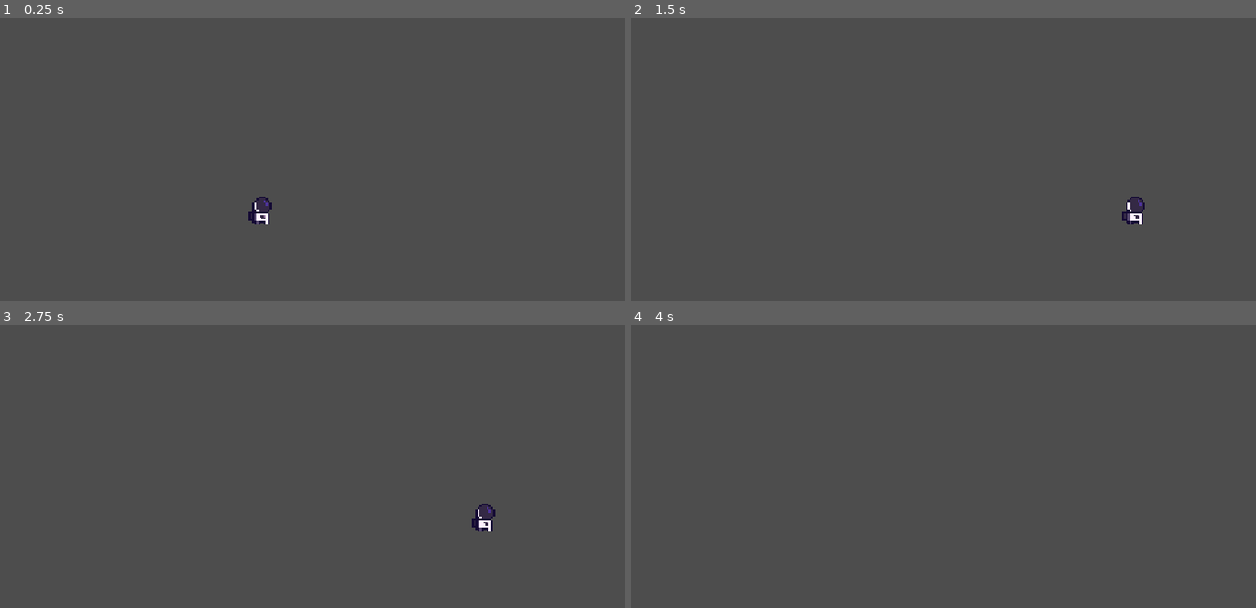
Above: before the commit, frames 1-4 (two rows, left to right).
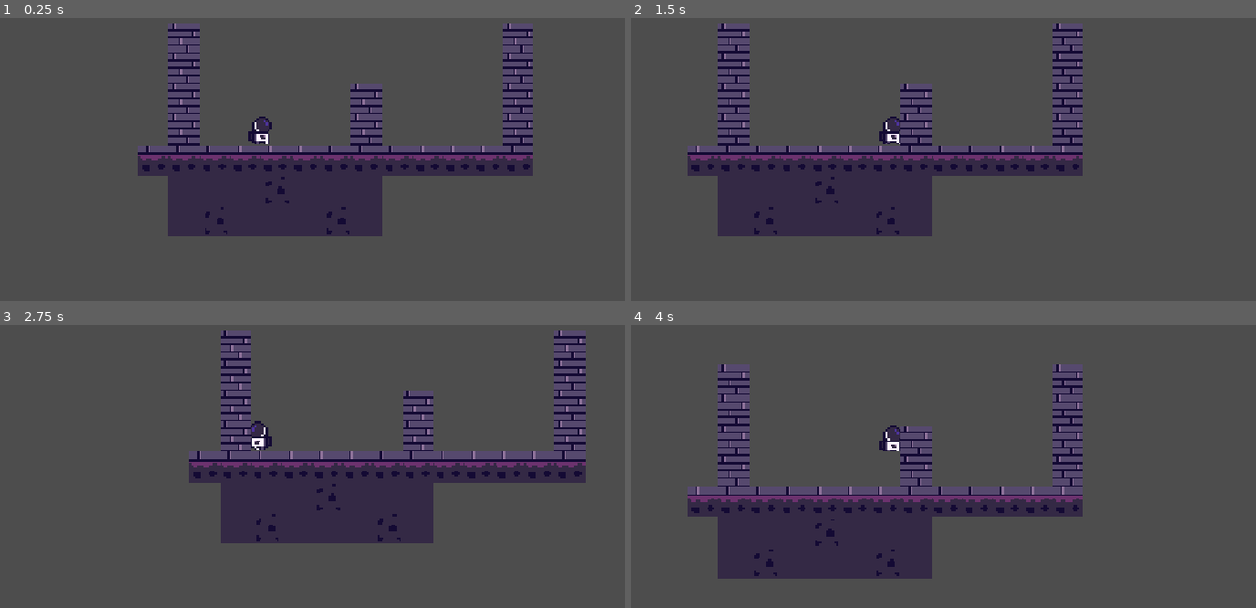
Above: after the commit, the same moments.

Repository: kyteidev/rogueshot
Game: Godot game, scene res://scenes/game_debug.tscn
Same seed, same stepped clock (60 frames per second), same inputs: the game is played once before the commit and once after it.
Inputs:
- Up to frame 1 (0.25 s): no input
- Up to frame 2 (1.5 s): tap Enter at 0.5 s; hold D (player_right) from 0.53 s (still down); tap W (player_jump) at 0.77 s
- Up to frame 3 (2.75 s): tap W (player_jump) at 1.52 s; release D (player_right) at 2.03 s; hold A (player_left) from 2.03 s (still down)
- Up to frame 4 (4 s): release A (player_left) at 2.78 s; hold D (player_right) from 2.78 s (still down); tap W (player_jump) at 3.02, 3.77 s

The runs differ from the first frame. In frame 1, 20% of the frame differs, in the area x 22-86%, y 1-78%; in frame 2, 20%; in frame 3, 20%, in the area x 30-94%, y 1-78%; in frame 4, 20%.

Commit message:
add basic player animation and world tilemap

Diff:
--- a/scenes/game_debug.tscn
+++ b/scenes/game_debug.tscn
@@ -1,12 +1,29 @@
 [gd_scene format=3 uid="uid://br1bl3uquyddo"]
 
 [ext_resource type="PackedScene" uid="uid://cpx0iw07qf2bi" path="res://scenes/player.tscn" id="1_6rfd2"]
+[ext_resource type="Texture2D" uid="uid://2jd0urm3q804" path="res://assets/sprites/world-tileset.png" id="2_17cyv"]
 
-[sub_resource type="WorldBoundaryShape2D" id="WorldBoundaryShape2D_nxcxh"]
+[sub_resource type="TileSetAtlasSource" id="TileSetAtlasSource_hpfpv"]
+texture = ExtResource("2_17cyv")
+1:0/0 = 0
+1:0/0/physics_layer_0/polygon_0/points = PackedVector2Array(-8, -8, 8, -8, 8, 8, -8, 8)
+2:0/0 = 0
+3:0/0 = 0
+3:0/0/physics_layer_0/polygon_0/points = PackedVector2Array(-8, -8, 8, -8, 8, 8, -8, 8)
+4:0/0 = 0
+5:0/0 = 0
+5:0/0/physics_layer_0/polygon_0/points = PackedVector2Array(-8, -8, 8, -8, 8, 8, -8, 8)
+
+[sub_resource type="TileSet" id="TileSet_nxcxh"]
+physics_layer_0/collision_layer = 1
+sources/0 = SubResource("TileSetAtlasSource_hpfpv")
 
 [node name="Game Debug" type="Node2D" unique_id=23013582]
 
 [node name="Player" parent="." unique_id=73622017 instance=ExtResource("1_6rfd2")]
+
+[node name="Camera2D" type="Camera2D" parent="Player" unique_id=1782809747]
+zoom = Vector2(3, 3)
 
 [node name="CoyoteTimer" type="Timer" parent="Player" unique_id=476835996]
 one_shot = true
@@ -14,11 +31,7 @@
 [node name="JumpBufferTimer" type="Timer" parent="Player" unique_id=2040105770]
 one_shot = true
 
-[node name="Camera2D" type="Camera2D" parent="." unique_id=1782809747]
-zoom = Vector2(3, 3)
-
-[node name="StaticBody2D" type="StaticBody2D" parent="." unique_id=2062312649]
-
-[node name="CollisionShape2D" type="CollisionShape2D" parent="StaticBody2D" unique_id=1513222902]
-position = Vector2(0, 42)
-shape = SubResource("WorldBoundaryShape2D_nxcxh")
+[node name="TileMap" type="TileMap" parent="." unique_id=768231789]
+tile_set = SubResource("TileSet_nxcxh")
+format = 2
+layer_0/tile_data = PackedInt32Array(65534, 65536, 0, 65535, 65536, 0, 0, 65536, 0, 1, 65536, 0, 2, 65536, 0, 65533, 65536, 0, 3, 65536, 0, 131069, 131072, 0, 131070, 131072, 0, 131071, 131072, 0, 196607, 131072, 0, 196606, 262144, 0, 196605, 131072, 0, 65536, 262144, 0, 131074, 262144, 0, 65537, 131072, 0, 131073, 131072, 0, 131072, 131072, 0, 65538, 131072, 0, 65539, 131072, 0, 131075, 131072, 0, 4, 65536, 0, 5, 65536, 0, 6, 65536, 0, 7, 65536, 0, 8, 65536, 0, 65532, 65536, 0, -65528, 327680, 0, -131064, 327680, 0, -196600, 327680, 0, -262136, 327680, 0, -65533, 327680, 0, -131069, 327680, 0, -3, 327680, 0, -65539, 327680, 0, -131075, 327680, 0, -196611, 327680, 0)
--- a/scenes/player.tscn
+++ b/scenes/player.tscn
@@ -11,6 +11,34 @@
 atlas = ExtResource("2_g2els")
 region = Rect2(16, 0, 16, 16)
 
+[sub_resource type="AtlasTexture" id="AtlasTexture_y4r1p"]
+atlas = ExtResource("2_g2els")
+region = Rect2(16, 0, 16, 16)
+
+[sub_resource type="AtlasTexture" id="AtlasTexture_g2els"]
+atlas = ExtResource("2_g2els")
+region = Rect2(32, 0, 16, 16)
+
+[sub_resource type="AtlasTexture" id="AtlasTexture_qlg0r"]
+atlas = ExtResource("2_g2els")
+region = Rect2(48, 0, 16, 16)
+
+[sub_resource type="AtlasTexture" id="AtlasTexture_tuyoq"]
+atlas = ExtResource("2_g2els")
+region = Rect2(64, 0, 16, 16)
+
+[sub_resource type="AtlasTexture" id="AtlasTexture_fjrip"]
+atlas = ExtResource("2_g2els")
+region = Rect2(80, 0, 16, 16)
+
+[sub_resource type="AtlasTexture" id="AtlasTexture_smehm"]
+atlas = ExtResource("2_g2els")
+region = Rect2(96, 0, 16, 16)
+
+[sub_resource type="AtlasTexture" id="AtlasTexture_ur7pv"]
+atlas = ExtResource("2_g2els")
+region = Rect2(112, 0, 16, 16)
+
 [sub_resource type="SpriteFrames" id="SpriteFrames_6rfd2"]
 animations = [{
 "frames": [{
@@ -23,6 +51,37 @@
 "loop": 1,
 "name": &"idle",
 "speed": 2.0
+}, {
+"frames": [{
+"duration": 1.0,
+"texture": SubResource("AtlasTexture_y4r1p")
+}],
+"loop": 1,
+"name": &"jump",
+"speed": 5.0
+}, {
+"frames": [{
+"duration": 1.0,
+"texture": SubResource("AtlasTexture_g2els")
+}, {
+"duration": 1.0,
+"texture": SubResource("AtlasTexture_qlg0r")
+}, {
+"duration": 1.0,
+"texture": SubResource("AtlasTexture_tuyoq")
+}, {
+"duration": 1.0,
+"texture": SubResource("AtlasTexture_fjrip")
+}, {
+"duration": 1.0,
+"texture": SubResource("AtlasTexture_smehm")
+}, {
+"duration": 1.0,
+"texture": SubResource("AtlasTexture_ur7pv")
+}],
+"loop": 1,
+"name": &"run",
+"speed": 10.0
 }]
 
 [sub_resource type="CapsuleShape2D" id="CapsuleShape2D_nxcxh"]
@@ -35,8 +94,8 @@
 [node name="AnimatedSprite2D" type="AnimatedSprite2D" parent="." unique_id=1345892962]
 position = Vector2(0, -8)
 sprite_frames = SubResource("SpriteFrames_6rfd2")
-animation = &"idle"
-frame_progress = 0.14338914
+animation = &"jump"
+autoplay = "idle"
 
 [node name="CollisionShape2D" type="CollisionShape2D" parent="." unique_id=1475566916]
 position = Vector2(0, -8)
--- a/scripts/player.gd
+++ b/scripts/player.gd
@@ -16,6 +16,8 @@
 
 const JUMP_BUFFER_TIME = 0.1
 @onready var jump_buffer_timer = $JumpBufferTimer
+
+@onready var anim_sprite = $AnimatedSprite2D
 
 
 func get_custom_gravity(vel) -> float:
@@ -48,6 +50,19 @@
 		velocity.y *= 0.5
 
 	var direction := Input.get_axis("player_left", "player_right")
+	if direction > 0:
+		anim_sprite.flip_h = false
+	elif direction < 0:
+		anim_sprite.flip_h = true
+
+	if is_on_floor():
+		if direction == 0:
+			anim_sprite.play("idle")
+		else:
+			anim_sprite.play("run")
+	else:
+		anim_sprite.play("jump")
+
 	if velocity.x < 0.01 and velocity.x > -0.01: # otherwise velocity x would never be 0
 		velocity.x = 0
 	velocity.x = (velocity.x + clamp(direction * SPEED, -MAX_SPEED, MAX_SPEED)) * FRICTION
Binary file added: assets/sprites/world-tileset.png
Not shown, added: assets/sprites/world-tileset.png.import
